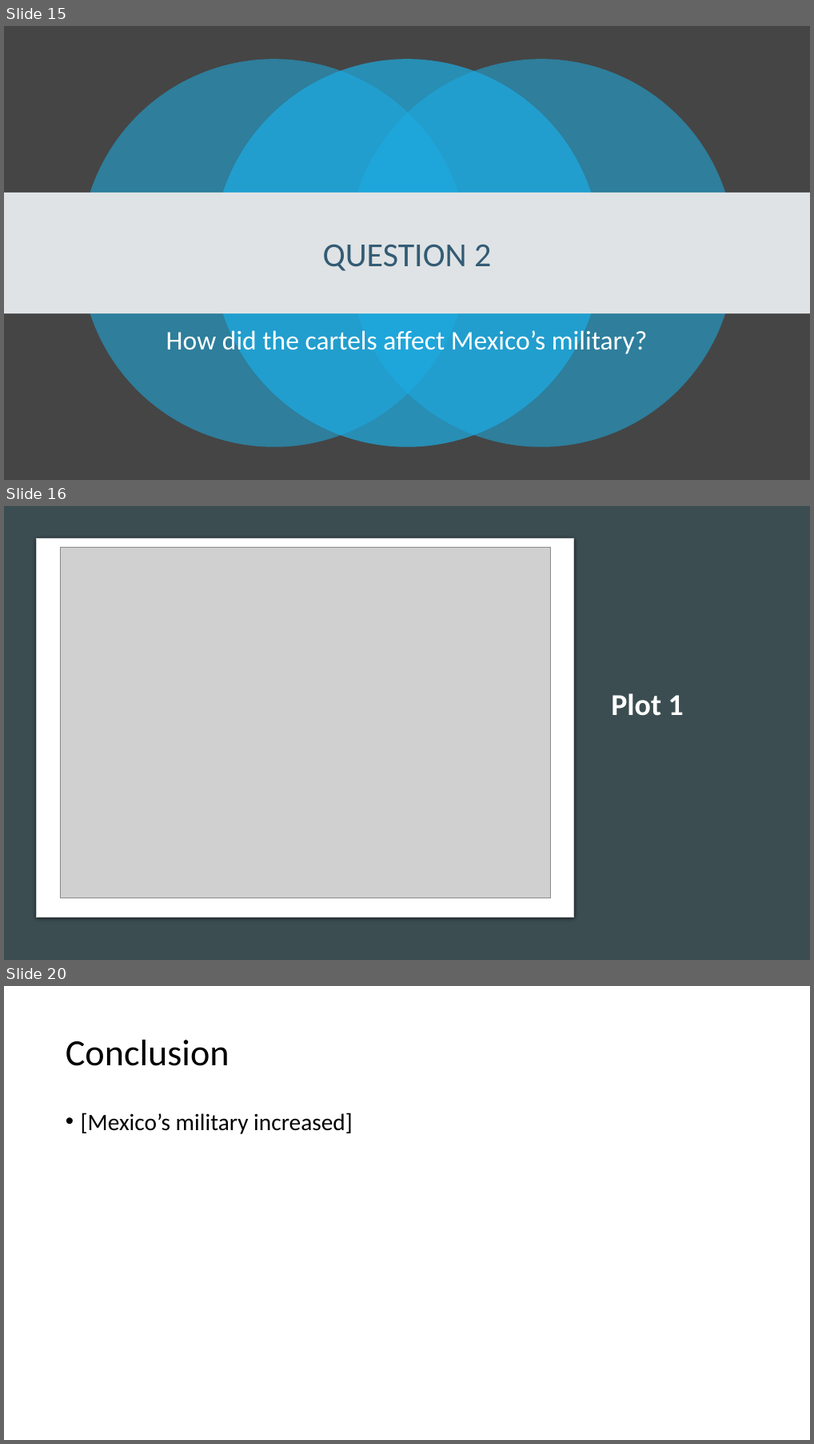
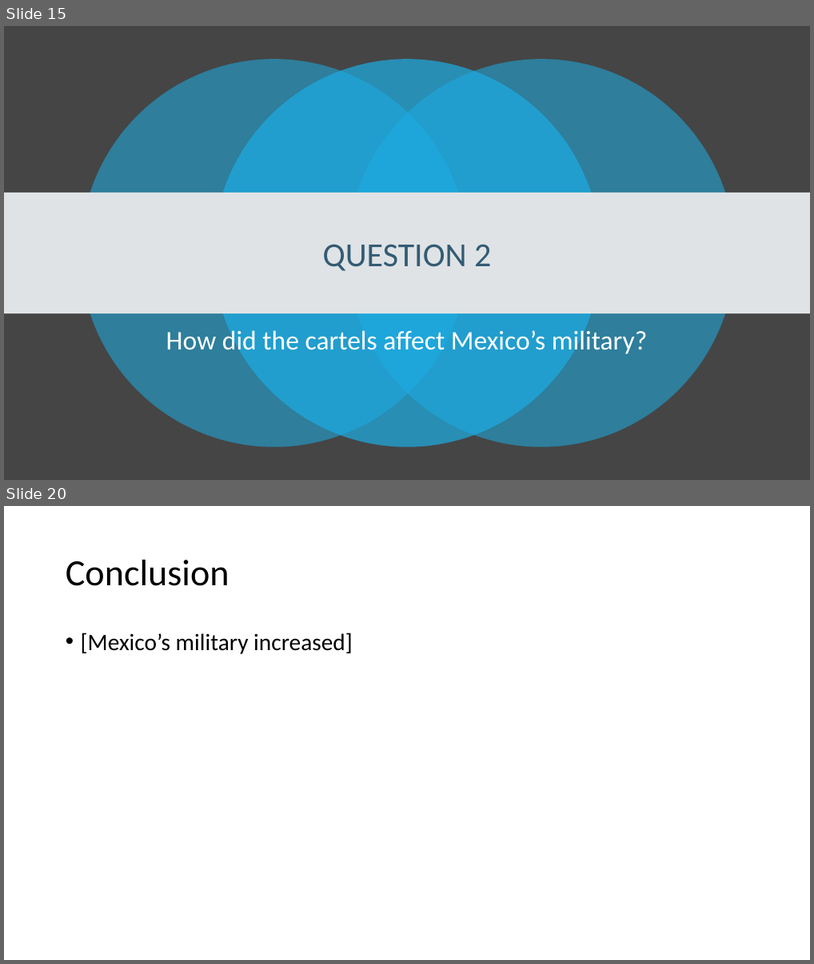
Before and after one commit to xazip/ds202_Final_Project, a slide deck: DS 202 Final Presentation.pptx. Shown one above the other, each under a label of ours: slides 15, 16 and 20 before the commit, slides 15 and 20 after it; the slides between them are not shown. The pictures are 814x1444 and 814x964 pixels, drawn with LibreOffice and Linux fonts; fonts in the diff are those of the drawing; grey boxes stand for pictures. Boxes give left, top, right and bottom in pixels: in the first picture for what was removed or moved away, otherwise in the second. Text is boxed around its words. In the diff, an @@ line names an element or a change of style, - is before the commit and + after.

```diff
--- a/DS 202 Final Presentation.pptx
+++ b/DS 202 Final Presentation.pptx
@@ slide 16 removed at (4,506,810,960), background #DFE3E5 @@
@@ rectangle removed at (4,506,810,960) @@
@@ rounded rectangle removed at (37,538,574,916) @@
@@ picture removed at (60,547,551,898) @@
@@ title removed at (611,693,684,716) @@
-Plot 1
```
Also in this commit, not shown: 1 slide changed, 4 slides added, 3 other slides removed.
